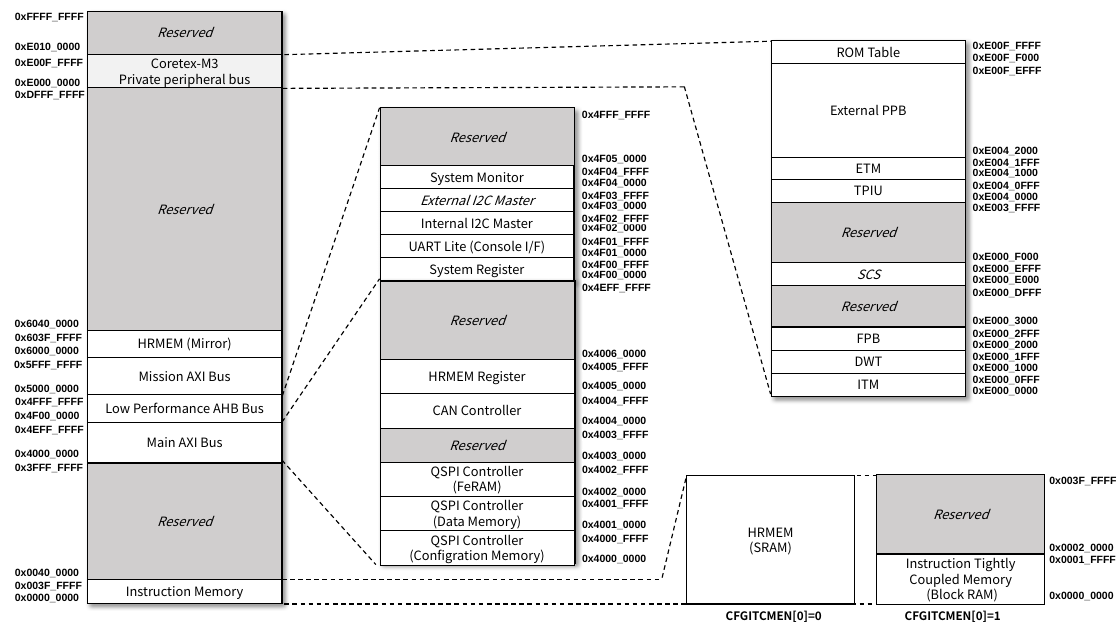
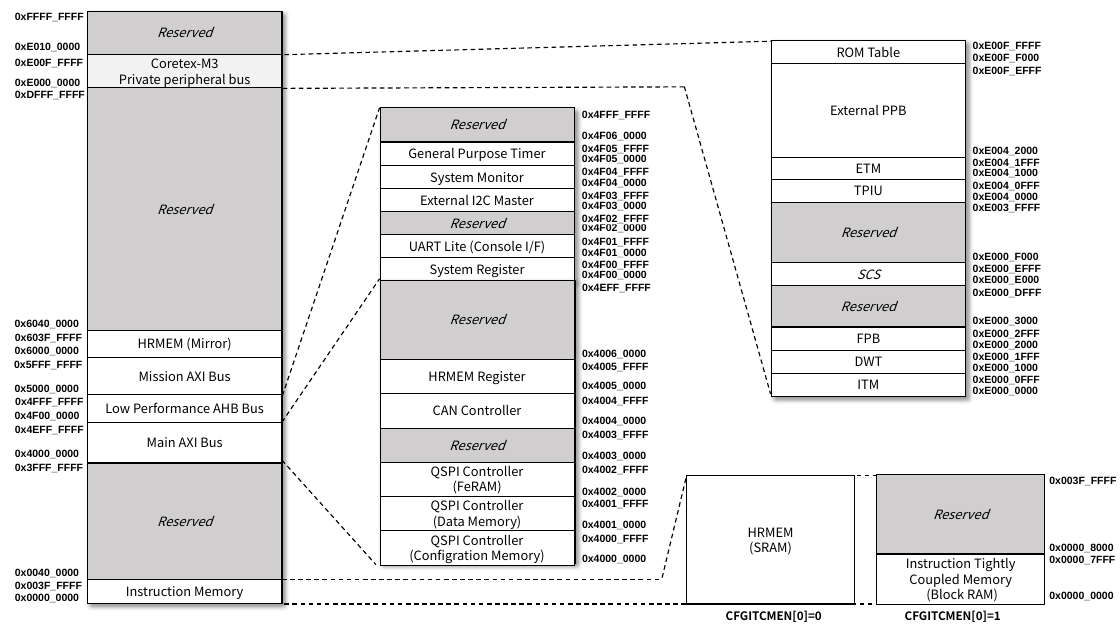
Before and after one commit to spacecubics/scobc-fpga-technical-reference-manual, a slide deck: slide 1 of images/fpga_reg_spec.pptx. Drawn at 1120x630 pixels with LibreOffice and Linux fonts; fonts in the diff are those of the drawing. Boxes give left, top, right and bottom in pixels: in the first picture for what was removed or moved away, otherwise in the second. Text is boxed around its words. In the diff, an @@ line names an element or a change of style, - is before the commit and + after.

Commit message:
Memory Map: GPTMRの追加、Internal I2C Masterを削除、ITCMのサイズの変更

```diff
--- a/images/fpga_reg_spec.pptx
+++ b/images/fpga_reg_spec.pptx
@@ rectangle "Reserved": place and size @@
-rectangle "Reserved" at [381,108,575,168]
+rectangle "Reserved" at [381,108,575,142]
@@ rectangle "General Purpose Timer": place and size @@
-rectangle "General Purpose Timer" at [381,212,574,234]
+rectangle "General Purpose Timer" at [381,142,574,165]
@@ text in rectangle at [408,147,545,161]: text changed @@
-Internal I2C Master
+General Purpose Timer
@@ rectangle added at [582,142,670,155], fill #FFFFFF, 9 pt, text #000000, bold @@
+0x4F05_FFFF
@@ rectangle added at [582,129,670,142], fill #FFFFFF, 9 pt, text #000000, bold @@
+0x4F06_0000
@@ rectangle "External I2C Master" at [381,188,574,211]: italic off @@
@@ rectangle added at [381,212,575,234], fill #D0CECE, outline #000000 1 pt, 11 pt, text #000000, italic @@
+Reserved
@@ text at [1049,555,1115,565]: text changed @@
-0x0001_FFFF
+0x0000_7FFF
@@ text at [1049,543,1113,553]: text changed @@
-0x0002_0000
+0x0000_8000
```
Also in this commit, not shown: 2 other files.
